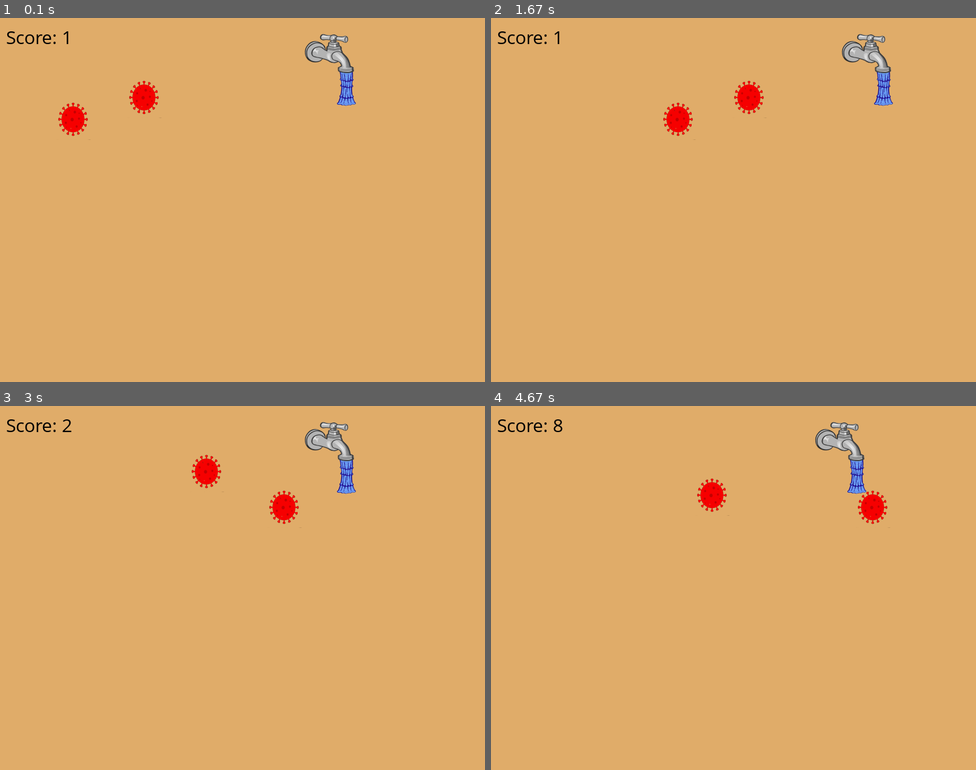
Above: before the commit, frames 1-4 (two rows, left to right).
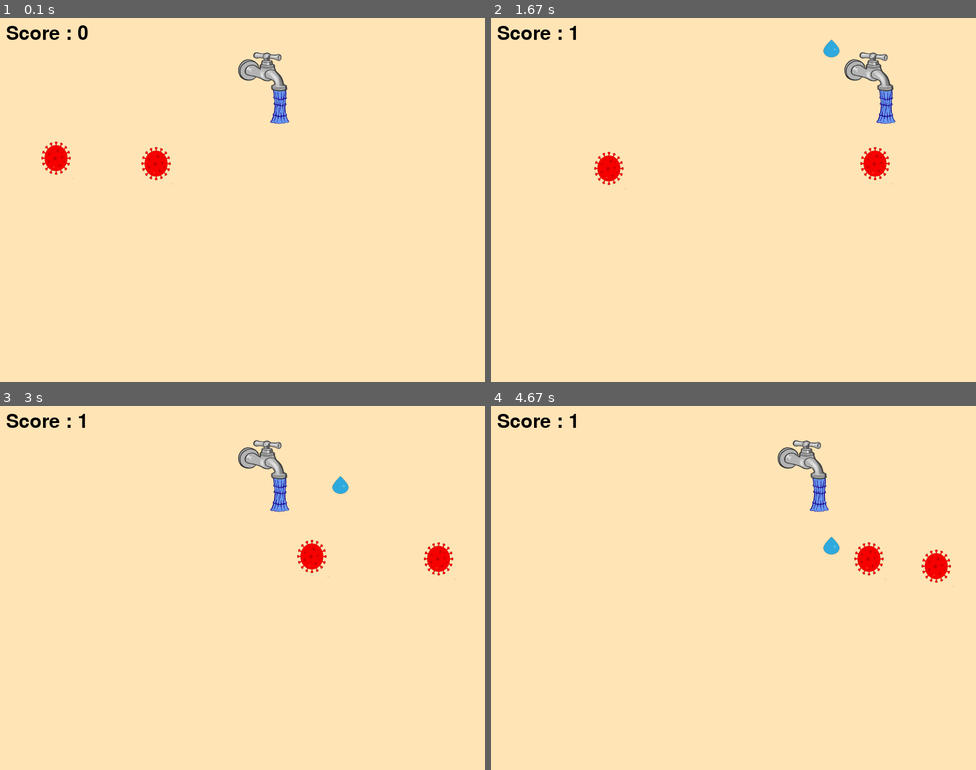
Above: after the commit, the same moments.

Repository: ssharanyab/Kill-Corona--Pygame
Game: pygame game, started from main.py
Two runs of this game, one before a commit and one after it. Both use one fixed random seed, a clock stepped at 60 frames per second and the inputs below.
Inputs:
- Up to frame 1 (0.1 s): no input
- Up to frame 2 (1.67 s): tap Space at 0.33, 0.73, 1.03, 1.23, 1.57 s; hold Right 0.67-1.13 s; hold Up 1.17-1.47 s; hold Right from 1.5 s (still down)
- Up to frame 3 (3 s): tap Space at 1.87, 2.07, 2.37, 2.63, 2.93 s; release Right at 1.97 s; hold Left 2-2.53 s; hold Left 2.57-2.97 s
- Up to frame 4 (4.67 s): hold Right 3.4-4.03 s; tap Space at 3.47, 3.77, 4.13, 4.43, 4.63 s; hold Left 4.07-4.53 s; hold Right from 4.57 s (still down)

The runs differ from the first frame. In frame 1, 100% of the frame differs, in the area x 0-100%, y 0-100%; in frame 2, 100%; in frame 3, 100%; in frame 4, 100%.

Commit message:
Game Complete

Diff:
--- a/main.py
+++ b/main.py
@@ -1,153 +1,157 @@
 import pygame
 import random
 import math
+from pygame import mixer
 
-# initialize game
+# initialize the pygame
 pygame.init()
 
 # Create the screen
 screen = pygame.display.set_mode((800, 600))
 
-# Title and icon
-pygame.display.set_caption("Go Corona Go")
+# background
+mixer.music.load('background.wav')
+mixer.music.play(-1)
+
+
+# Title and Icon
+pygame.display.set_caption("virus")
 icon = pygame.image.load('icon.png')
 pygame.display.set_icon(icon)
 
-# Tap
+# tap
 tapImg = pygame.image.load('tap.png')
-tapX = 480
-tapY = 20
+tapX = 370
+tapY = 50
 tapX_change = 0
 
-# Virus
-virusImg = []
-virusX = []
-virusY = []
-virusX_change = []
-virusY_change = []
-num_of_virus = 2
+# corona
+coronaImg = []
+coronaX = []
+coronaY = []
+coronaX_change = []
+coronaY_change = []
+num_of_corona = 2
 
-for i in range(num_of_virus):
-    virusImg.append(pygame.image.load('corona.png'))
-    virusX.append(random.randint(20, 780))
-    virusY.append(random.randint(50, 150))
-    virusX_change.append(2)
-    virusY_change.append(40)
+for i in range(num_of_corona):
+    coronaImg.append(pygame.image.load('corona.png'))
+    coronaX.append(random.randint(20, 780))
+    coronaY.append(random.randint(200, 220))
+    coronaX_change.append(4)
+    coronaY_change.append(4)
 
-# Drop
+# drop
 dropImg = pygame.image.load('drop.png')
 dropX = 0
-dropY = 20
+dropY = 150
 dropX_change = 0
-dropY_change = 10
-drop_state = "ready"
+dropY_change = 1
+drop_state = "ready"  # Ready - No drop on screen
 
 # Score
 score_value = 0
-font = pygame.font.SysFont("comicsansms", 32)
+font = pygame.font.Font('freesansbold.ttf', 32)
 textX = 10
 textY = 10
 
 # Game over
-over_text = pygame.font.SysFont("comicsansms", 80)
+over_text = pygame.font.Font('freesansbold.ttf', 72)
 
 
-# Show Score
 def show_score(x, y):
-    score = font.render("Score: " + str(score_value), True, (0, 0, 0))
+    score = font.render("Score : " + str(score_value), True, (0, 0, 0))
     screen.blit(score, (x, y))
 
 
-# Show Game over text
 def game_over_text():
-    over_text = font.render("Game over", True, (0, 0, 0))
+    over_text = font.render("Game over ", True, (0, 0, 0))
     screen.blit(over_text, (300, 250))
 
 
-# Draw Tap
 def tap(x, y):
     screen.blit(tapImg, (x, y))
 
 
-# Draw virus
-def virus(x, y, i):
-    screen.blit(virusImg[i], (x, y))
+def corona(x, y, i):
+    screen.blit(coronaImg[i], (x, y))
 
 
-# Destroy using drop
-def drop(x, y):
+def fire_drop(x, y):
     global drop_state
-    drop_state = "destroy"
-    screen.blit(dropImg, (x + 15, y + 15))
+    drop_state = "fire"
+    screen.blit(dropImg, (x + 16, y + 10))
 
 
-def isCollision(virusX, virusY, dropX, dropY):
-    distance = math.sqrt((math.pow(dropX- virusX,2))+(math.pow(dropY - virusY, 2)))
-    if distance < 120:
+def isCollision(coronaX, coronaY, dropX, dropY):
+    distance = math.sqrt((math.pow(coronaX - dropX, 2)) + (math.pow(coronaY - dropY, 2)))
+    if distance < 27:
         return True
 
 
 # Game Loop
 running = True
 while running:
-    # Screen background colour
-    screen.fill((224, 172, 105))
+    # Adding colour to screen
+    screen.fill((255, 228, 181))
     for event in pygame.event.get():
         if event.type == pygame.QUIT:
             running = False
+
+        # if keystroke is pressed check whether its right or left
         if event.type == pygame.KEYDOWN:
             if event.key == pygame.K_LEFT:
-                tapX_change = -2
+                tapX_change = -5
             if event.key == pygame.K_RIGHT:
-                tapX_change = +2
-            if event.key == pygame.K_DOWN or event.key == pygame.K_SPACE:
+                tapX_change = 5
+            if event.key == pygame.K_UP or event.key == pygame.K_SPACE:
                 if drop_state is "ready":
                     dropX = tapX
-                    drop(dropX, dropY)
+                    fire_drop(dropX, dropY)
 
         if event.type == pygame.KEYUP:
             if event.key == pygame.K_LEFT or event.key == pygame.K_RIGHT:
                 tapX_change = 0
 
-    # Tap movement
+    # tap movement
     tapX += tapX_change
     if tapX <= 0:
         tapX = 0
-    if tapX >= 700:
-        tapX = 700
+    elif tapX >= 736:
+        tapX = 736
 
-    # Virus movement
-    for i in range(num_of_virus):
-        # Game over
-        if virusY[i] > 400:
-            for j in range(num_of_virus):
-                virusY[j] = 2000
+    # corona movement
+    for i in range(num_of_corona):
+
+        # Game Over
+        if coronaY[i] > 400:
+            for j in range(num_of_corona):
+                coronaY[j] = 2000
             game_over_text()
             break
-        virusX[i] += virusX_change[i]
-        if virusX[i] <= 0:
-            virusX_change[i] = 1
-            virusY[i] += virusY_change[i]
-        elif virusX[i] >= 730:
-            virusX_change[i] = -1
-            virusY[i] += virusY_change[i]
+        coronaX[i] += coronaX_change[i]
+        if coronaX[i] <= 0:
+            coronaX_change[i] = 1
+            coronaY[i] += coronaY_change[i]
+        elif coronaX[i] >= 736:
+            coronaX_change[i] = -1
+            coronaY[i] += coronaY_change[i]
         # Collision
-        collision = isCollision(virusX[i], virusY[i], dropX, dropY)
+        collision = isCollision(coronaX[i], coronaY[i], dropX, dropY)
         if collision:
             dropY = 20
             drop_state = "ready"
             score_value += 1
-            virusX[i] = random.randint(0, 736)
-            virusY[i] = random.randint(50, 150)
-        virus(virusX[i], virusY[i], i)
+            coronaX[i] = random.randint(0, 736)
+            coronaY[i] = random.randint(200, 220)
+        corona(coronaX[i], coronaY[i], i)
 
-    # Drop movement
-    if dropY <= 480:
-        dropY = 20
+    # drop movement
+    if dropY >= 600:
+        dropY = 150
         drop_state = "ready"
-    if drop_state is "destroy":
-        drop(dropX, dropY)
-        dropY -= dropY_change
+    if drop_state is "fire":
+        fire_drop(dropX, dropY)
+        dropY += dropY_change
 
     tap(tapX, tapY)
     show_score(textX, textY)
Not shown, changed: README.md
Not shown, added: background.wav
